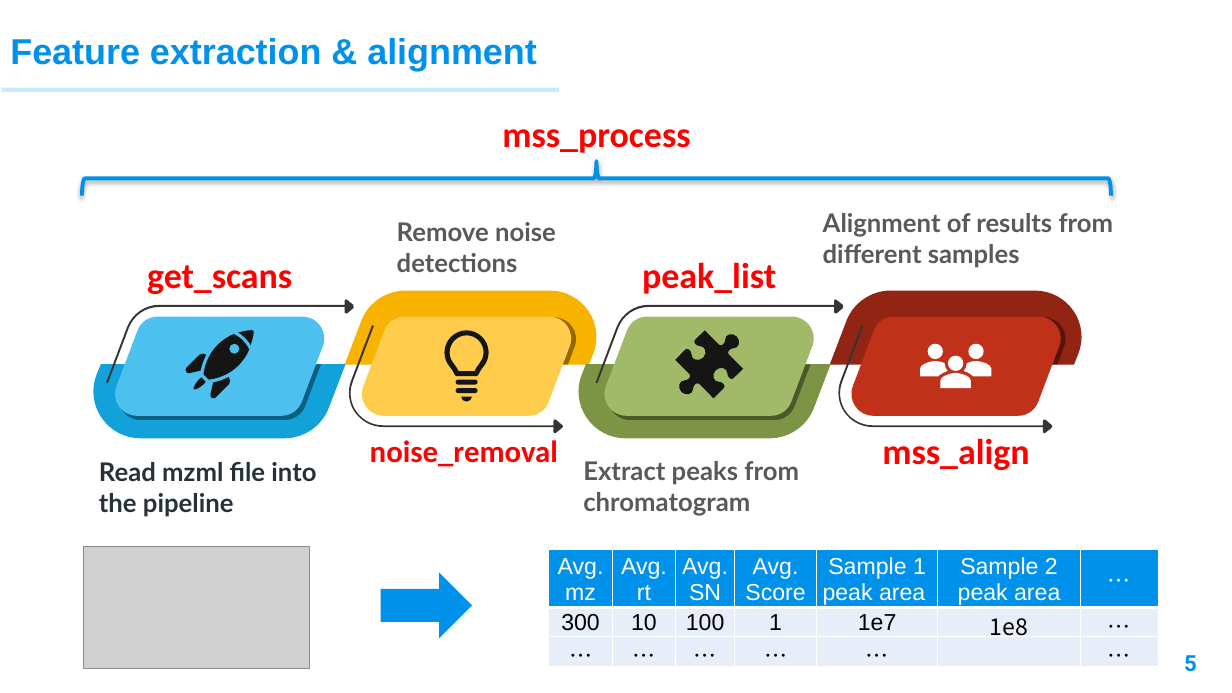
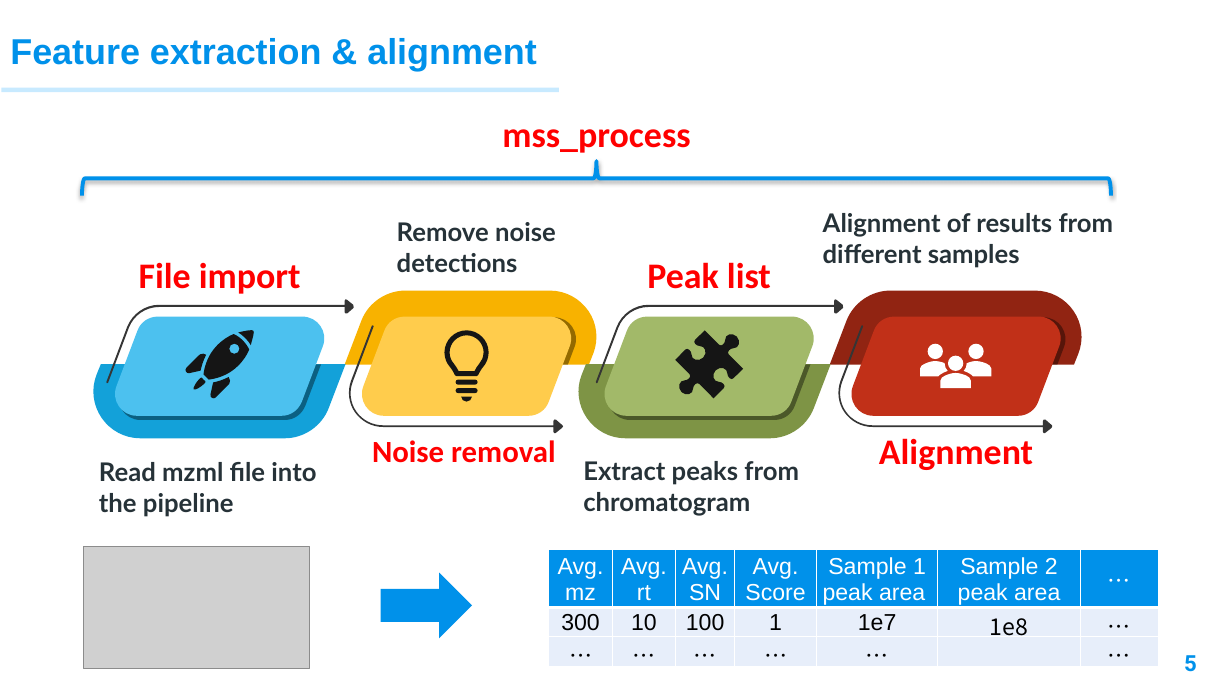
Before and after one commit to XiminHu/mass-suite, a slide deck: slide 5 of doc/20210326 ACS presentation.pptx. Drawn at 1232x693 pixels with LibreOffice and Linux fonts; fonts in the diff are those of the drawing; grey boxes stand for pictures; background and template pictures are left out. Boxes give left, top, right and bottom in pixels: in the first picture for what was removed or moved away, otherwise in the second. Text is boxed around its words. In the diff, an @@ line names an element or a change of style, - is before the commit and + after.

```diff
--- a/doc/20210326 ACS presentation.pptx
+++ b/doc/20210326 ACS presentation.pptx
@@ text colour #595959 to #263238 in 3 elements at <box>583,461,799,516</box>, <box>397,222,556,272</box>, <box>823,213,1114,268</box> @@
@@ text at <box>139,262,301,294</box>: text changed @@
-get_scans
+File import
@@ text at <box>647,262,771,289</box>: text changed @@
-peak_list
+Peak list
@@ text at <box>372,440,555,463</box>: text changed @@
-noise_removal
+Noise removal
@@ text at <box>879,438,1033,470</box>: text changed @@
-mss_align
+Alignment
```
Also in this commit, not shown: 16 other slides changed, 1 slide added, 1 slide removed, 22 other files.
